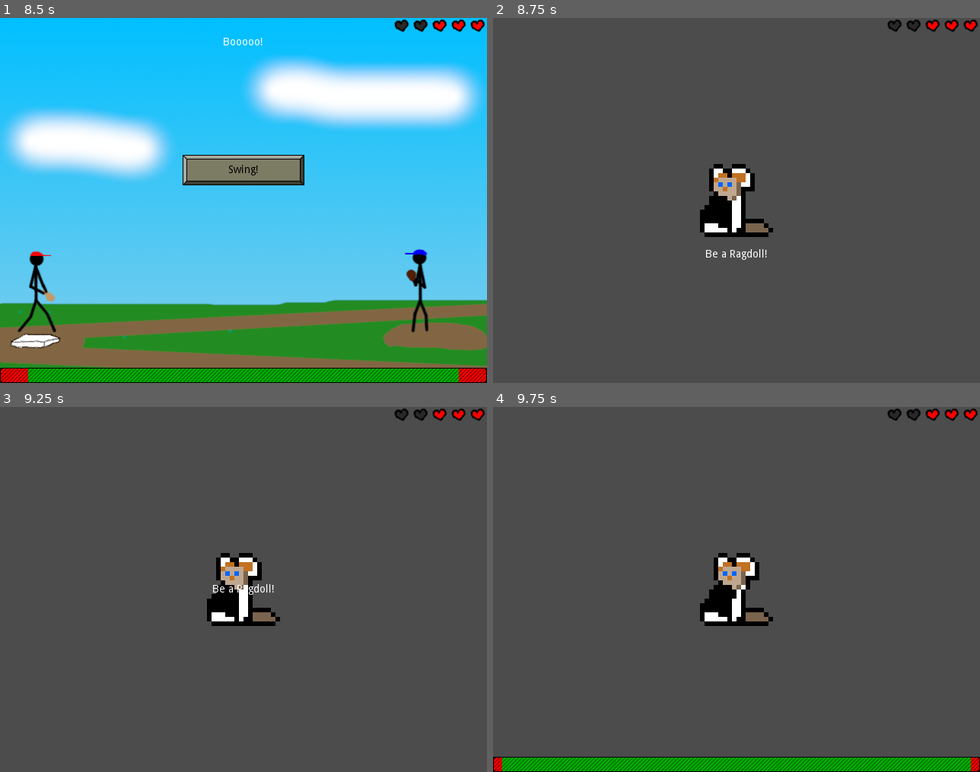
Above: before the commit, frames 1-4 (two rows, left to right).
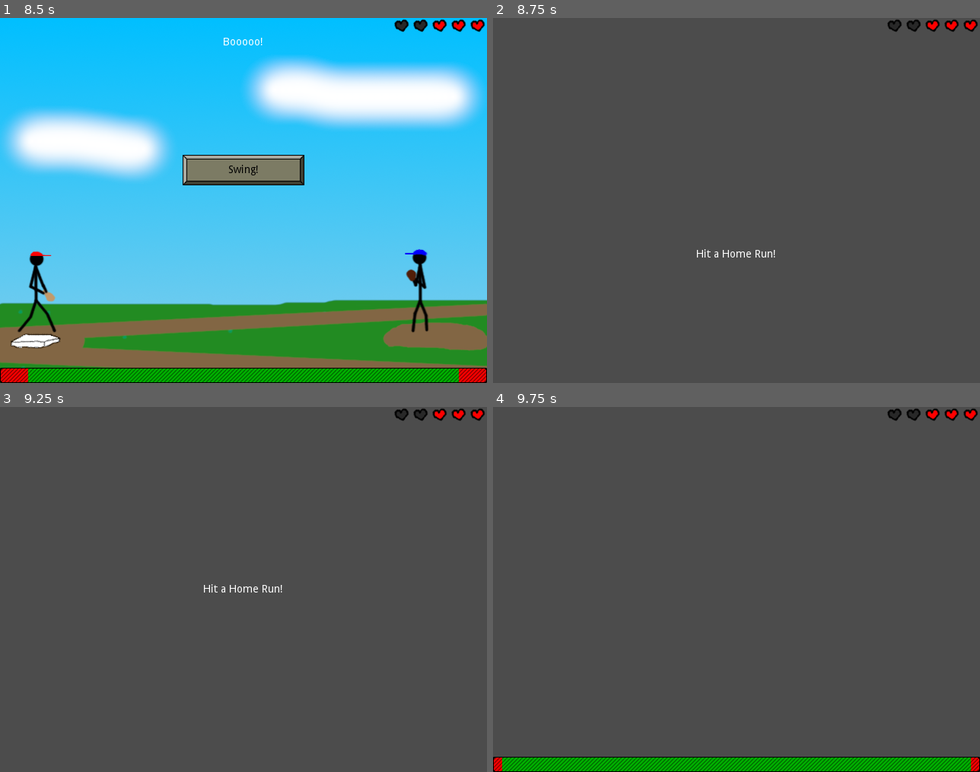
Above: after the commit, the same moments.

Repository: swashdev/minigame-madness
Game: Godot game, scene res://master/scenes/main.tscn
The game is run twice, just before and just after one commit, with the same random seed, the same clock (stepped at 60 frames per second) and the same inputs.
Inputs:
- Up to frame 1 (8.5 s): tap Enter at 0.5 s; hold Right (ui_right) 0.53-1.28 s; tap Space (ui_select) at 0.77, 1.52, 3.02, 3.77, 4.52, 5.75, 6.02, 6.77, 7.52 s; hold Down (ui_down) 1.28-2.03 s; hold Right (ui_right) 2.03-2.78 s; hold Up (ui_up) 2.78-3.53 s; hold Left (ui_left) 3.53-5.03 s; hold Down (ui_down) 5.03-5.78 s; hold Right (ui_right) 5.78-6.53 s; tap A at 6.5 s; hold Up (ui_up) 6.53-7.28 s; hold Right (ui_right) 7.28-8.03 s; hold Down (ui_down) from 8.03 s (still down)
- Up to frame 2 (8.75 s): keep holding Down (ui_down)
- Up to frame 3 (9.25 s): tap A at 8.75 s; release Down (ui_down) at 8.78 s; hold Left (ui_left) from 8.78 s (still down); tap Space (ui_select) at 9.02 s
- Up to frame 4 (9.75 s): tap A at 9.5 s; release Left (ui_left) at 9.53 s; hold Up (ui_up) from 9.53 s (still down)

Frame 1 is identical in both runs. In frame 2, 2.1% of the frame differs, in the area x 41-58%, y 40-67%; in frame 3, 2.0%; in frame 4, 1.9%.
Error after the commit: Invalid call. Nonexistent function 'instance' in base 'Nil'. (res://master/scripts/minigame_canvas.gd:48)

Commit message:
add the anchovy minigame to the queue.

Diff:
--- a/master/scripts/main.gd
+++ b/master/scripts/main.gd
@@ -64,6 +64,7 @@
 		$MinigameCanvas.RAGDOLL,
 		$MinigameCanvas.SAW,
 		$MinigameCanvas.BASEBALL,
+		$MinigameCanvas.ANCHOVY,
 		# Leading comma on last element intentional for diff files
 		]
 
--- a/master/scripts/minigame_canvas.gd
+++ b/master/scripts/minigame_canvas.gd
@@ -15,6 +15,7 @@
 	RAGDOLL, # ragdoll.tscn
 	SAW, # saw_minigame.tscn
 	BASEBALL, # baseball_minigame.tscn
+	ANCHOVY, # anchovy_game.tscn
 	# Leading comment on last element intentional for diff files.
 }
 
@@ -22,6 +23,7 @@
 export (PackedScene) var Minigame1 # Ragdoll
 export (PackedScene) var Minigame2 # Saw
 export (PackedScene) var Minigame3 # Baseball
+export (PackedScene) var Minigame4 # Anchovy
 
 # The minigame currently in progress.
 var _minigame: Minigame setget set_minigame
@@ -42,6 +44,8 @@
 			_minigame = Minigame2.instance()
 		BASEBALL:
 			_minigame = Minigame3.instance()
+		ANCHOVY:
+			_minigame = Minigame4.instance()
 
 	_minigame.connect( "won", self, "_on_Minigame_won" )
 	_minigame.connect( "lost", self, "_on_Minigame_lost" )
